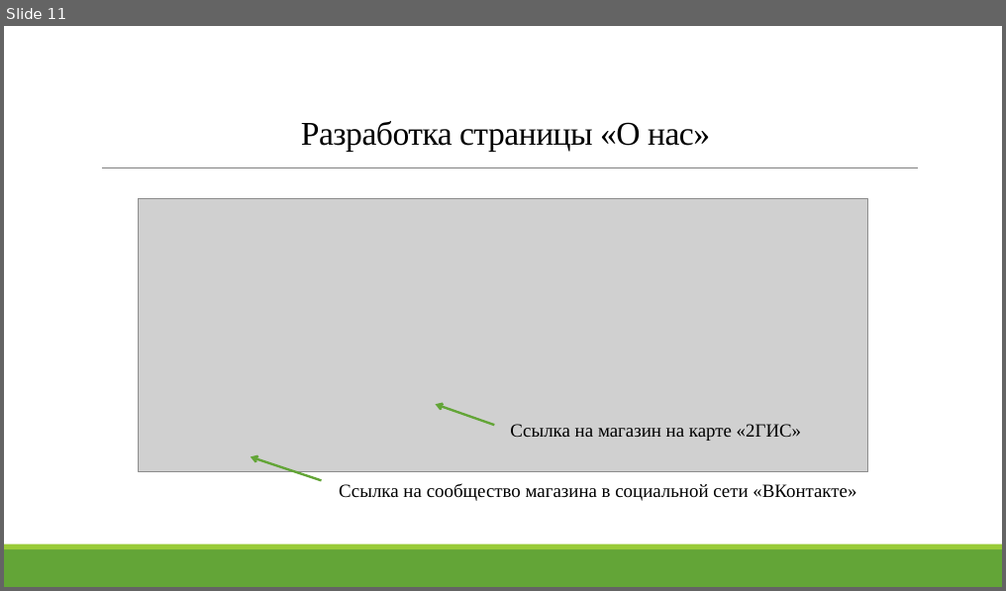
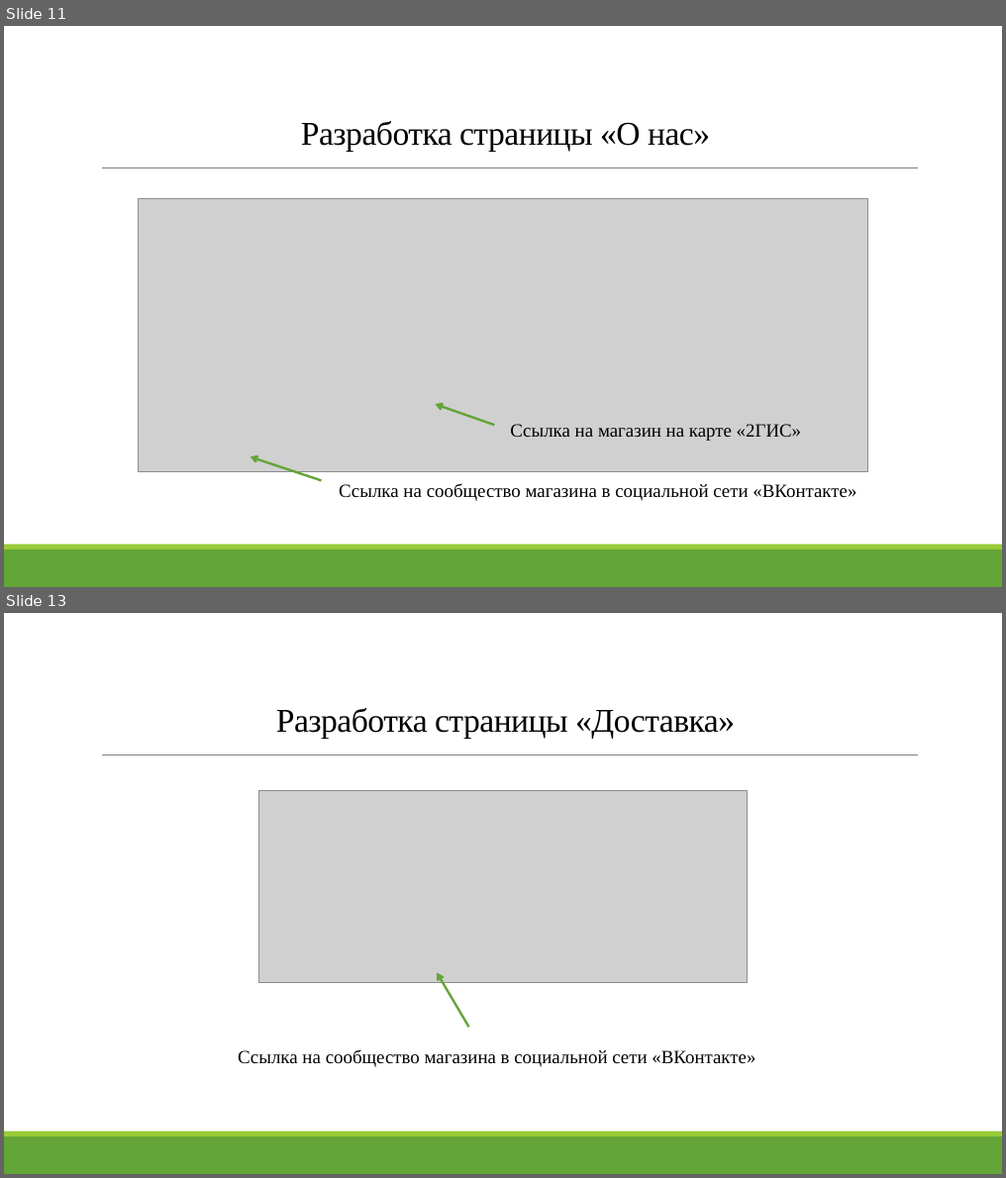
Before and after one commit to lizamlzw/kursovaya, a slide deck: курсач презентация.pptx. Shown one above the other, each under a label of ours: slide 11 before the commit, slides 11 and 13 after it; the slides between them are not shown. The pictures are 1006x591 and 1006x1178 pixels, drawn with LibreOffice and Linux fonts; fonts in the diff are those of the drawing; grey boxes stand for pictures. Boxes give left, top, right and bottom in pixels: in the first picture for what was removed or moved away, otherwise in the second. Text is boxed around its words. In the diff, an @@ line names an element or a change of style, - is before the commit and + after.

```diff
--- a/курсач презентация.pptx
+++ b/курсач презентация.pptx
@@ slide 13 added at <box>4,613,1002,1174</box>, background #FFFFFF; not listed: 3 template elements that a slide beside it also shows @@
@@ title added at <box>276,708,735,739</box>, 32 pt, text #000000 @@
+Разработка страницы «Доставка»
@@ picture added at <box>259,790,747,983</box> @@
@@ arrow added from (469, 1027) to (437, 973), #63A537 2.25 pt @@
@@ text added at <box>238,1050,755,1067</box>, 18 pt, text #000000 @@
+Ссылка на сообщество магазина в социальной сети «ВКонтакте»
```
Also in this commit, not shown: 4 slides changed, 1 other slide added, 2 other files.
